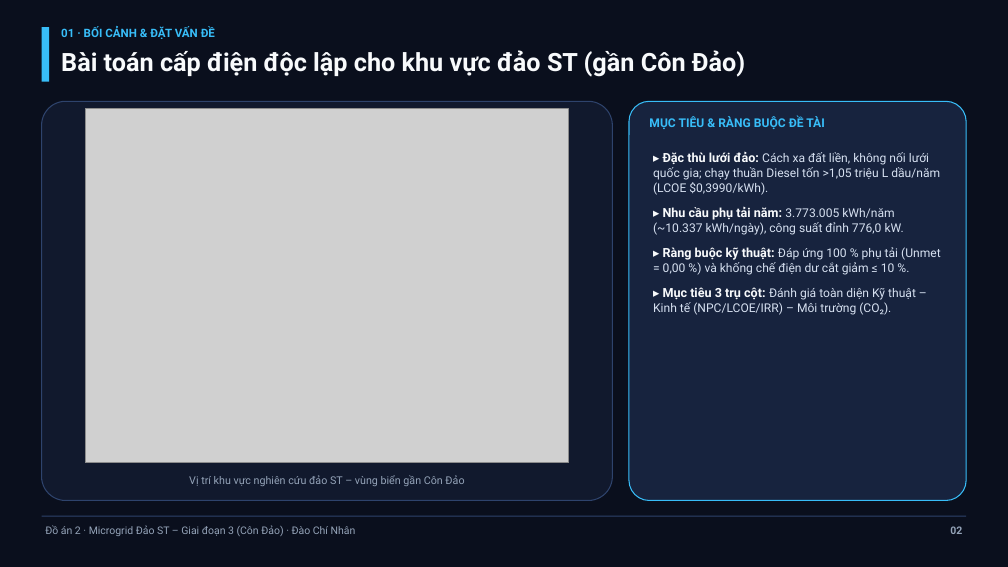
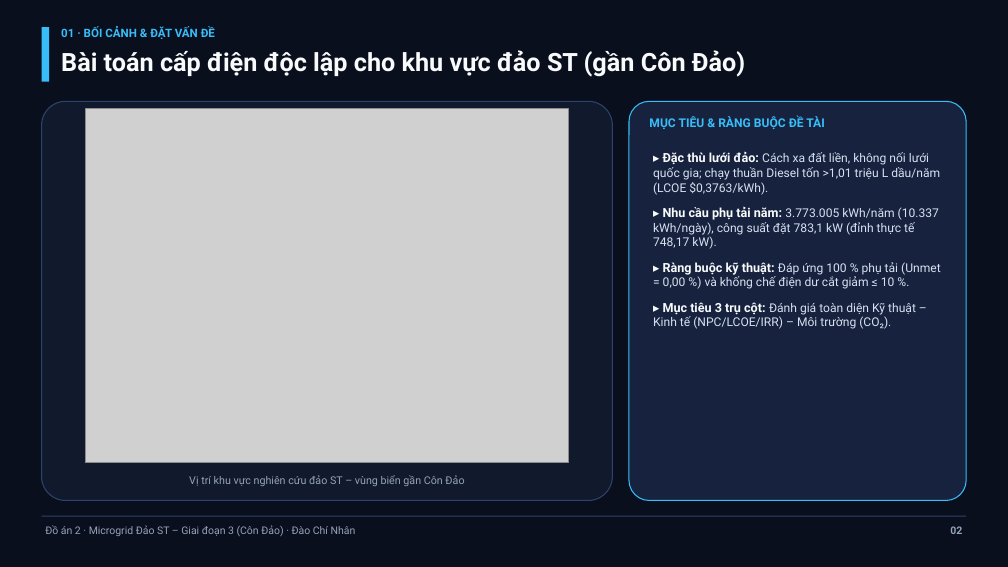
Before and after one commit to huongpro123/DoAn2_Microgrid_ConDao_ChiNhan, a slide deck: slide 2 of HO_SO_NOP_BAO_CAO_CHINH_THUC/07_Slide_Thuyet_Trinh_15_Trang_ST_Giai_Doan_3.pptx. Drawn at 1008x567 pixels with LibreOffice and Linux fonts; fonts in the diff are those of the drawing; grey boxes stand for pictures. Boxes give left, top, right and bottom in pixels: in the first picture for what was removed or moved away, otherwise in the second. Text is boxed around its words. In the diff, an @@ line names an element or a change of style, - is before the commit and + after.

```diff
--- a/HO_SO_NOP_BAO_CAO_CHINH_THUC/07_Slide_Thuyet_Trinh_15_Trang_ST_Giai_Doan_3.pptx
+++ b/HO_SO_NOP_BAO_CAO_CHINH_THUC/07_Slide_Thuyet_Trinh_15_Trang_ST_Giai_Doan_3.pptx
@@ text at bbox=[653, 151, 940, 249]: text changed @@
-▸ Đặc thù lưới đảo: Cách xa đất liền, không nối lưới quốc gia; chạy thuần Diesel tốn >1,05 triệu L dầu/năm (LCOE $0,3990/kWh).
-▸ Nhu cầu phụ tải năm: 3.773.005 kWh/năm (~10.337 kWh/ngày), công suất đỉnh 776,0 kW.
+▸ Đặc thù lưới đảo: Cách xa đất liền, không nối lưới quốc gia; chạy thuần Diesel tốn >1,01 triệu L dầu/năm (LCOE $0,3763/kWh).
+▸ Nhu cầu phụ tải năm: 3.773.005 kWh/năm (10.337 kWh/ngày), công suất đặt 783,1 kW (đỉnh thực tế 748,17 kW).
```
Also in this commit, not shown: 14 other slides changed, 22 other files.
